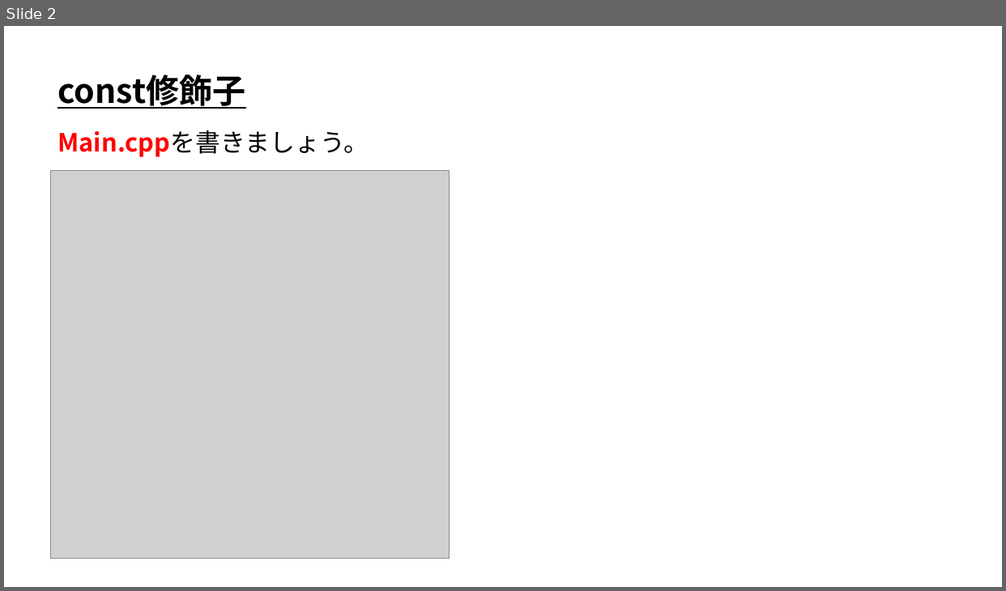
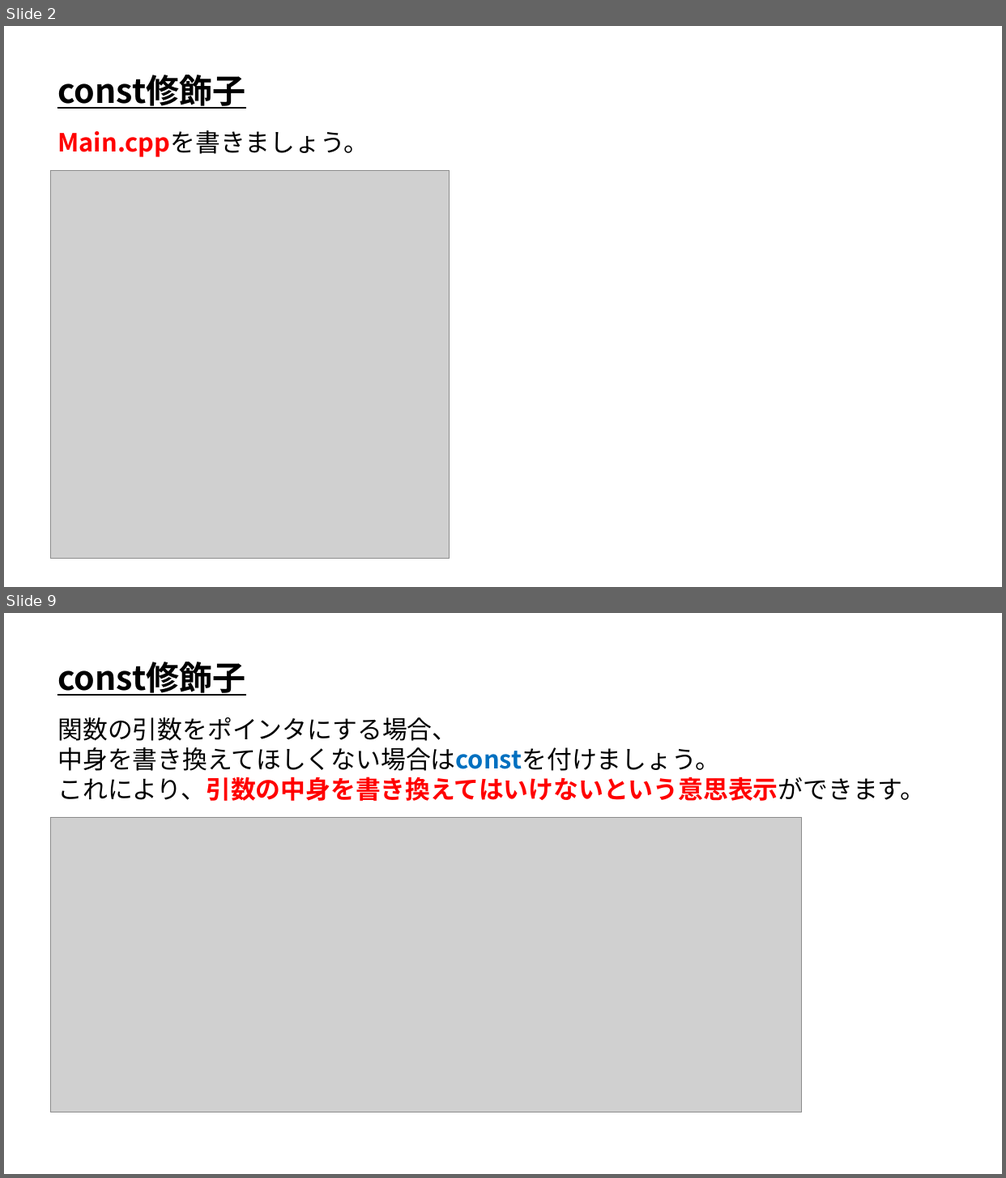
Before and after one commit to ArakiYusuke-Ohara/Textbook, a slide deck: ゲーム科1年/00_前期/プログラミングⅡ/18_const修飾子.pptx. Shown one above the other, each under a label of ours: slide 2 before the commit, slides 2 and 9 after it; the slides between them are not shown. The pictures are 1006x591 and 1006x1178 pixels, drawn with LibreOffice and Linux fonts; fonts in the diff are those of the drawing; grey boxes stand for pictures. Boxes give left, top, right and bottom in pixels: in the first picture for what was removed or moved away, otherwise in the second. Text is boxed around its words. In the diff, an @@ line names an element or a change of style, - is before the commit and + after.

```diff
--- a/ゲーム科1年/00_前期/プログラミングⅡ/18_const修飾子.pptx
+++ b/ゲーム科1年/00_前期/プログラミングⅡ/18_const修飾子.pptx
@@ slide 9 added at <box>4,613,1002,1174</box>, background #FFFFFF @@
@@ text added at <box>57,662,245,696</box>, 32 pt, text #000000, bold, underline @@
+const修飾子
@@ text added at <box>57,717,925,801</box>, 24 pt, text #000000 @@
+関数の引数をポインタにする場合、
+中身を書き換えてほしくない場合はconstを付けましょう。
+これにより、引数の中身を書き換えてはいけないという意思表示ができます。
@@ picture added at <box>50,818,802,1113</box> @@
```
Also in this commit, not shown: 3 slides changed, 5 other slides added, 1 other file.
